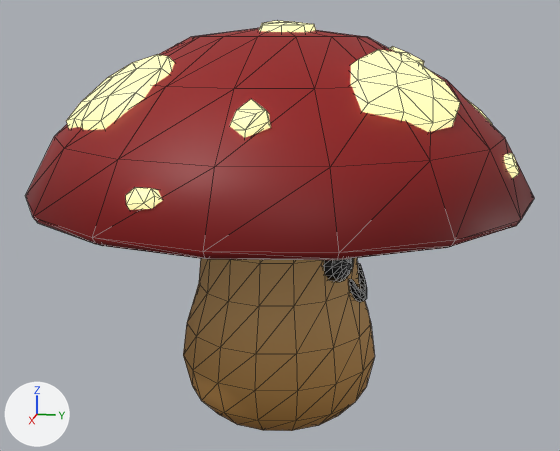
The glTF model BaseFramework 3D/Asset/Models/Enemy/Mushroom/MushroomAngry/MushroomAngry.gltf as it was, and as the next commit left it.
Both versions are drawn from a camera (50 mm lens) standing at (1.743, 0.35, 0.902) and looking at (0.0, 0.001, 0.466). The lights are fixed; the arrows at lower left show +X, +Y and +Z. The first picture is the older version. Mesh edges are drawn as thin lines.

Objects in the first picture: 'mushroom'.
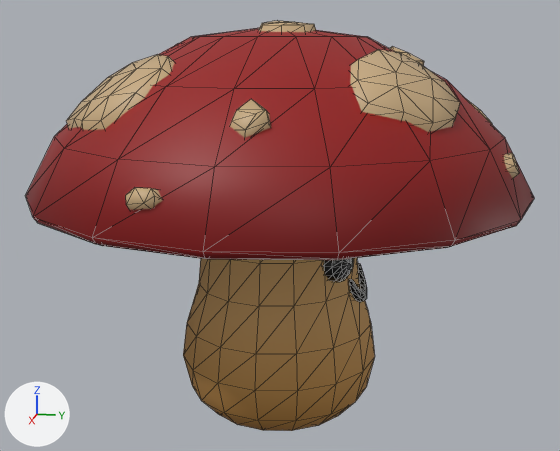
Scene script edits in JSON lines:
```json
{"op": "remove", "block": "mat_emission", "code": "mat_emission.emission_color = (0.799, 0.753, 0.356)  # beige #e7e1a1"}
{"op": "remove", "block": "mat_emission", "code": "mat_emission.emission_strength = 1.0"}
```

Where the change shows, as pixel boxes (x1, y1, x2, y2) in the pictures (560 x 451 px):
```json
{"object": "mushroom", "change": "recoloured, surface changed", "before": [64, 21, 522, 216], "after": [64, 21, 522, 216], "on screen": "darker"}
```
